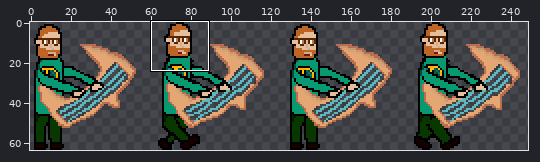
Sprite sheet, stored at img/sprites/jon/jonCorriendo.png. The first picture is a wide view before the edit; the outline marks the close-up.
Close-up. Old version:
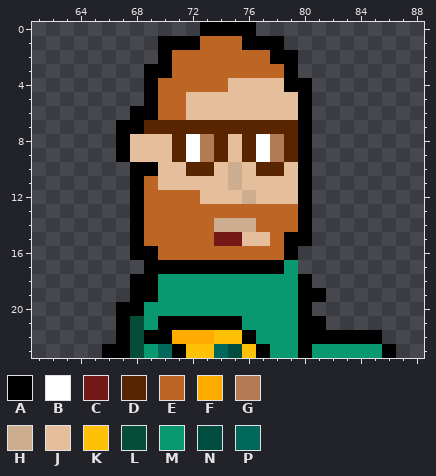
The file is 256x64 pixels. Shown: x 61..88, y 0..23. The wide view leaves out empty margins. The commit also changed other parts of the picture, which this record leaves out.
Palette (. is transparent): A #000000  B #ffffff  C #731717  D #582500  E #bd6525  F #ffab00  G #b27b53  H #ccad8f  J #e5bf9b  K #ffc107  L #054d39  M #099971  N #004d40  P #00695c
Pixels before, first column x 66:
 0 .......AAAA..........
 1 ....AAAEEEAAA........
 2 ....AEEEEEEEAA.......
 3 ...AAEEEEEEEEA.......
 4 ...AEEEEEJJJJAA......
 5 ...AEEJJJJJJJJA......
 6 ..AAEEJJJJJJJJA......
 7 .AADDDDDDDDDDDA......
 8 .AJJJDBGDJDBGDA......
 9 .AJJJDBGDJDBGDA......
10 ..AAJJDDJHJDDJA......
11 ..AEJJJJJHJJJJA......
12 ..AEEEEJJJHJJJA......
13 ..AEEEEEEEEEEEA......
14 ..AEEEEEHHHEEEA......
15 ..AEEEEECCJJEAA......
16 ..AAEEEEEEEEEA.......
17 ...AAAAAAAAAAM.......
18 ..AAMMMMMMMMMMA......
19 ..AAMMMMMMMMMMAA.....
20 .AAMMMMMMMMMMMA......
21 .ALMAAAAAAMMMMAA.....
22 .ALAAFFFKKAMMMAAAAAA.
23 AALMPAKKPNKAMMAMMMMMA
Once edited:
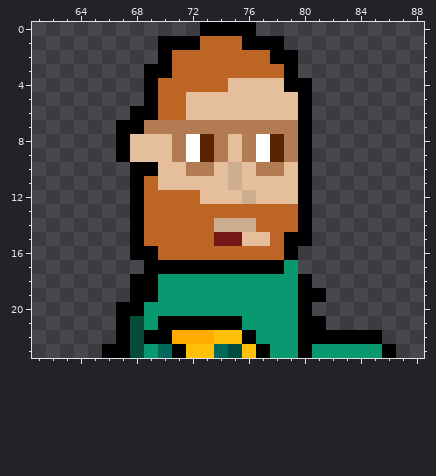
From old to new:
{"colour":"D","old":"#582500","new":"#b27b53"}
{"colour":"G","old":"#b27b53","new":"#582500"}
{"label":"changed","picture_box":[144,120,298,176]}
